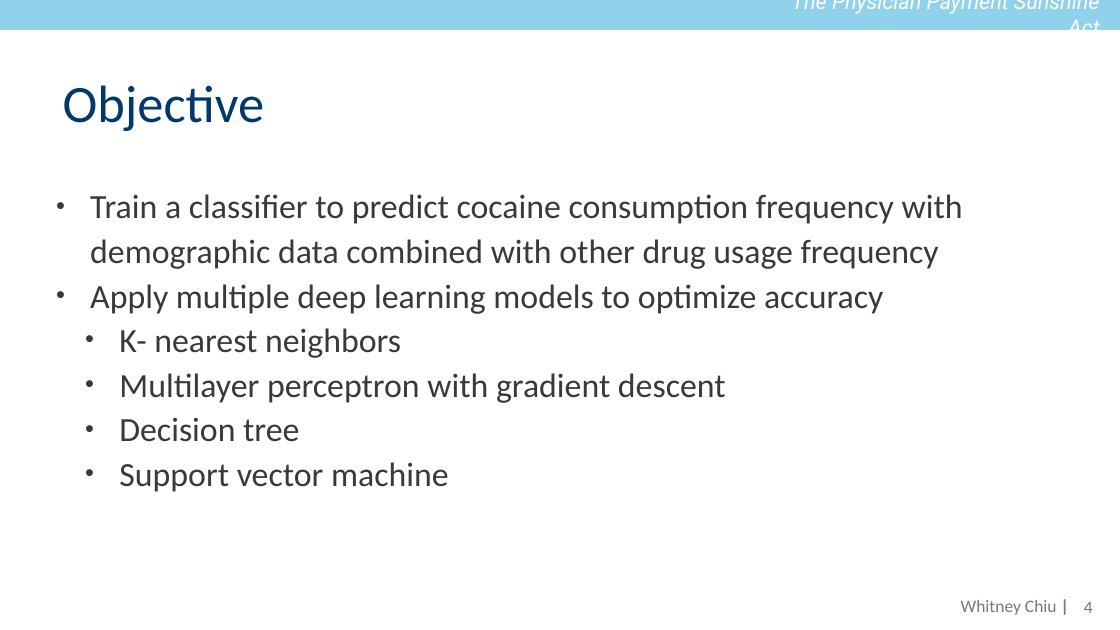
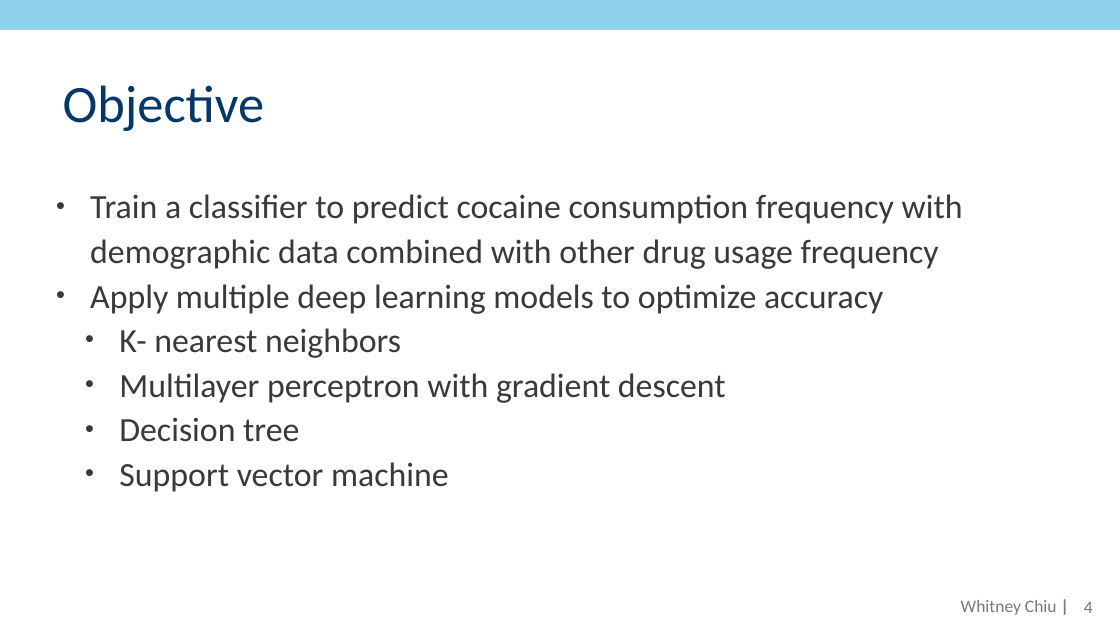
Before and after one commit to whitneychiu/CocaineUsagePrediction, a slide deck: slide 4 of Whitney-CocainUsagePrediction.pptx. Drawn at 1120x630 pixels with LibreOffice and Linux fonts; fonts in the diff are those of the drawing. Boxes give left, top, right and bottom in pixels: in the first picture for what was removed or moved away, otherwise in the second. Text is boxed around its words. In the diff, an @@ line names an element or a change of style, - is before the commit and + after.

```diff
--- a/Whitney-CocainUsagePrediction.pptx
+++ b/Whitney-CocainUsagePrediction.pptx
@@ text removed at <box>792,0,1099,30</box> @@
-The Physician Payment Sunshine Act
```
Also in this commit, not shown: 4 other slides changed.
